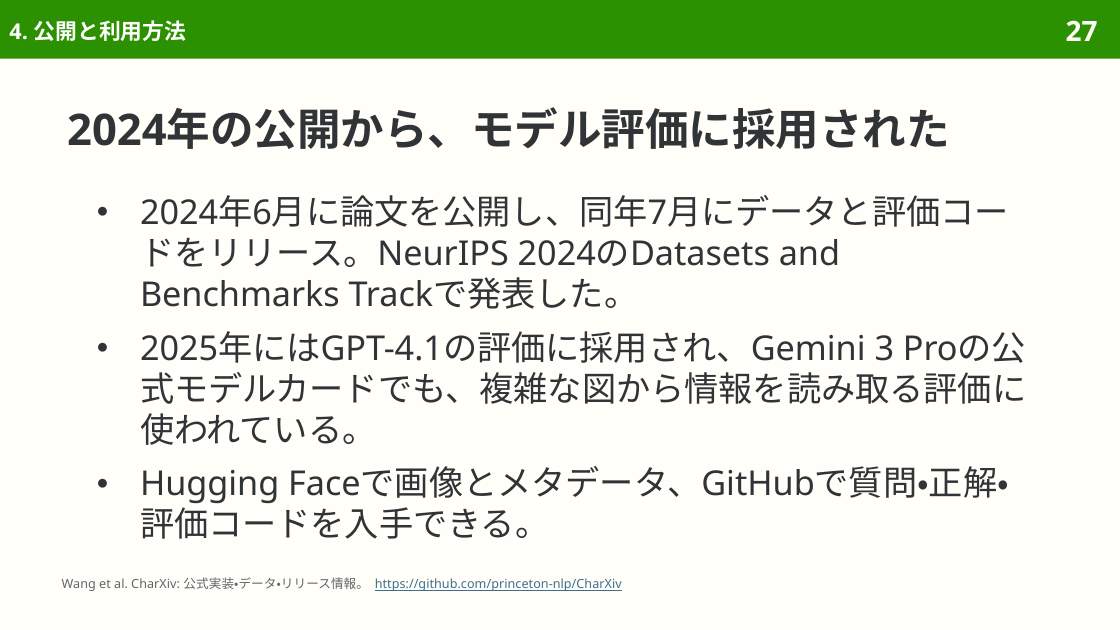
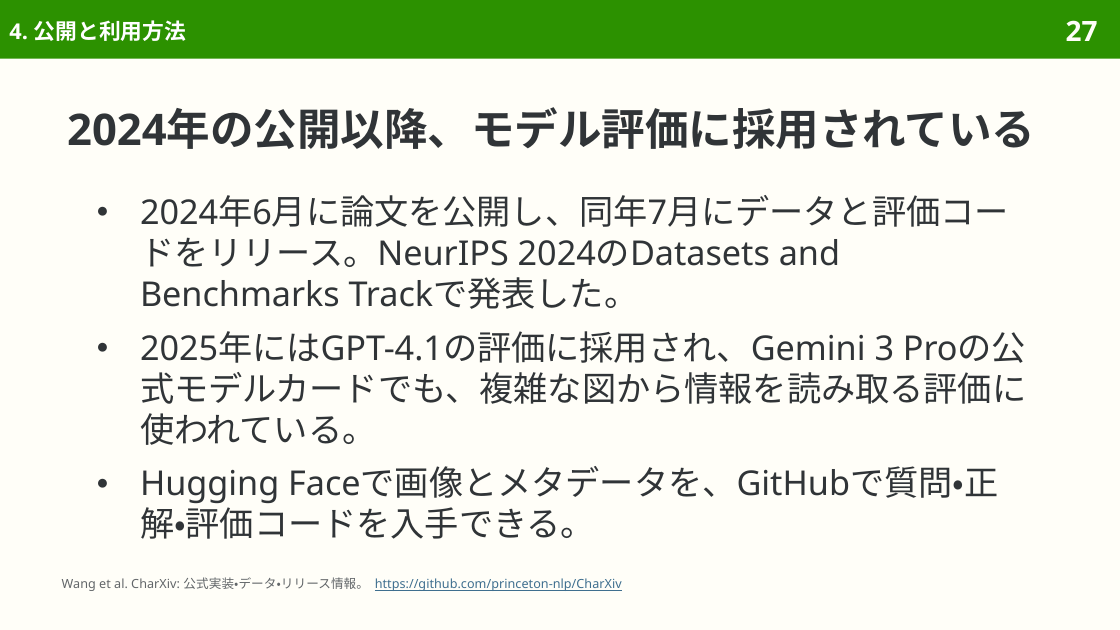
Before and after one commit to sasakiy84/datasets-in-10-minutes, a slide deck: slide 27 of slides/datasets-in-10-minutes-charxiv.pptx. Drawn at 1120x630 pixels with LibreOffice and Linux fonts; fonts in the diff are those of the drawing. Boxes give left, top, right and bottom in pixels: in the first picture for what was removed or moved away, otherwise in the second. Text is boxed around its words. In the diff, an @@ line names an element or a change of style, - is before the commit and + after.

```diff
--- a/slides/datasets-in-10-minutes-charxiv.pptx
+++ b/slides/datasets-in-10-minutes-charxiv.pptx
@@ title at (x1=67, y1=107, x2=1035, y2=149): text changed @@
-2024年の公開から、モデル評価に採用された
+2024年の公開以降、モデル評価に採用されている
@@ text at (x1=140, y1=466, x2=998, y2=539): text changed @@
-● Hugging Faceで画像とメタデータ、GitHubで質問・正解・評価コードを入手できる。
+● Hugging Faceで画像とメタデータを、GitHubで質問・正解・評価コードを入手できる。
```
Also in this commit, not shown: 21 other slides changed, 7 other files.
